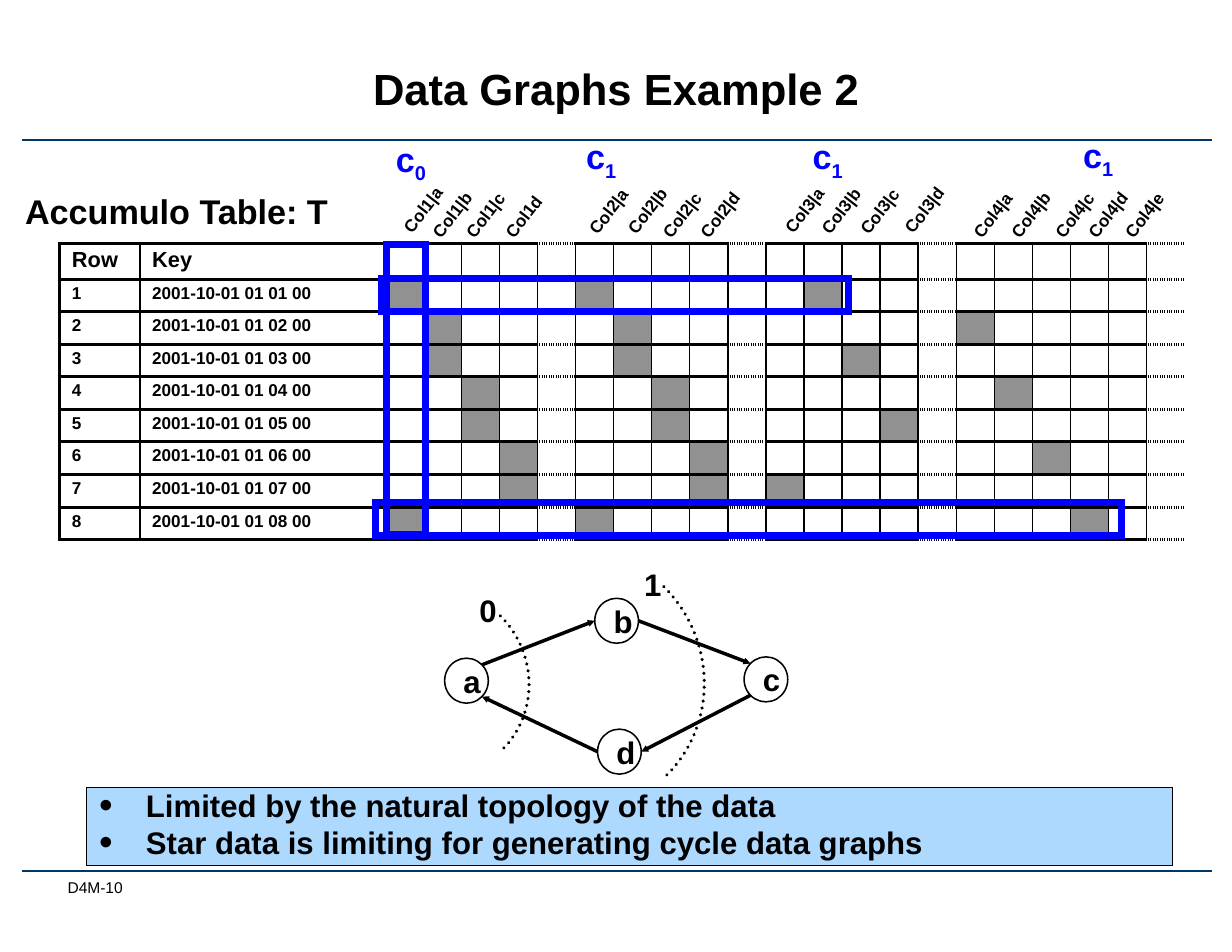
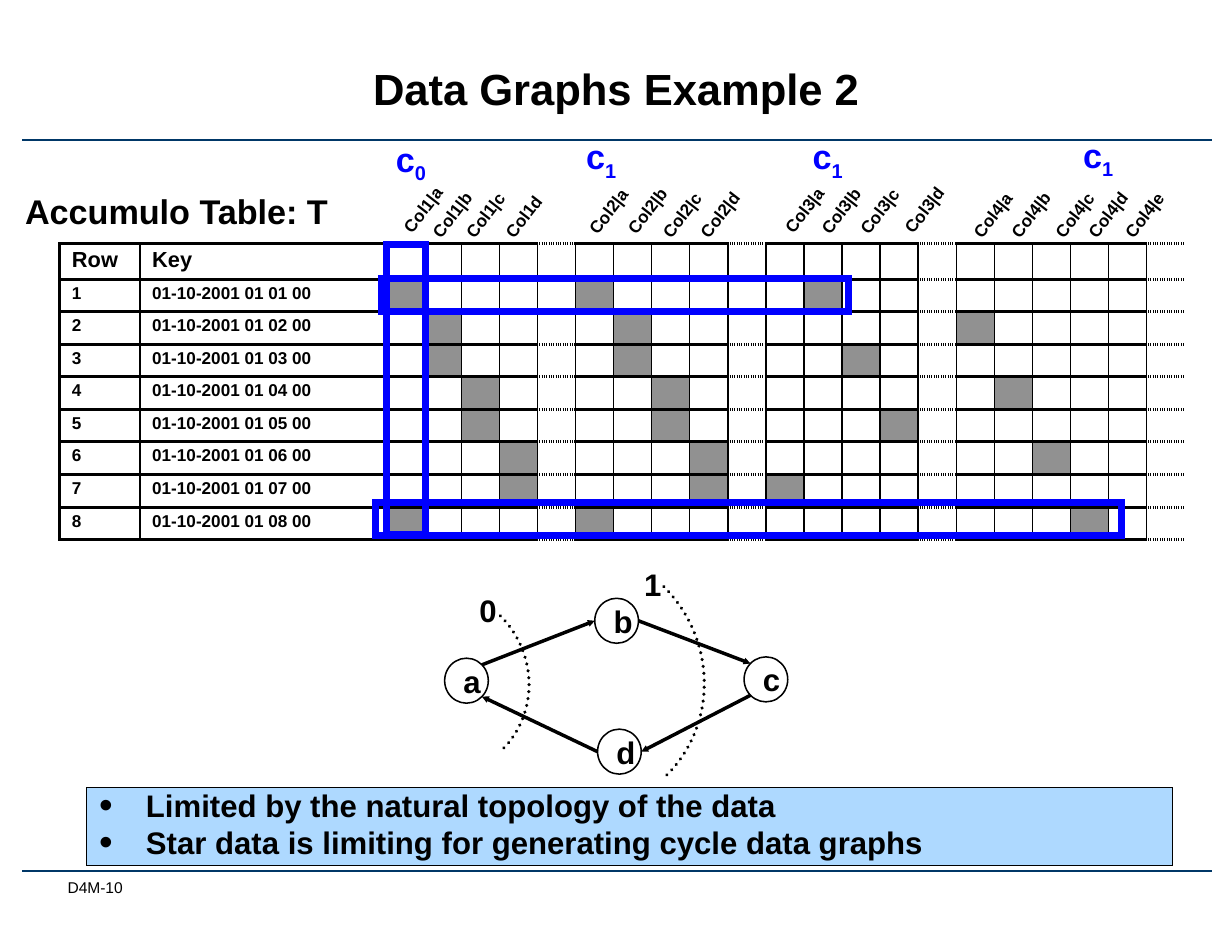
Before and after one commit to Accla/d4m, a slide deck: slide 10 of docs/Lec04-StructuredData.pptx. Drawn at 1232x952 pixels with LibreOffice and Linux fonts; fonts in the diff are those of the drawing; background and template pictures are left out. Boxes give left, top, right and bottom in pixels: in the first picture for what was removed or moved away, otherwise in the second. Text is boxed around its words. In the diff, an @@ line names an element or a change of style, - is before the commit and + after.

```diff
--- a/docs/Lec04-StructuredData.pptx
+++ b/docs/Lec04-StructuredData.pptx
@@ table at box(59, 244, 1185, 541) @@
-row 2, column 2: 2001-10-01 01 01 00
+row 2, column 2: 01-10-2001 01 01 00
-row 3, column 2: 2001-10-01 01 02 00
+row 3, column 2: 01-10-2001 01 02 00
-row 4, column 2: 2001-10-01 01 03 00
+row 4, column 2: 01-10-2001 01 03 00
-row 5, column 2: 2001-10-01 01 04 00
+row 5, column 2: 01-10-2001 01 04 00
-row 6, column 2: 2001-10-01 01 05 00
+row 6, column 2: 01-10-2001 01 05 00
-row 7, column 2: 2001-10-01 01 06 00
+row 7, column 2: 01-10-2001 01 06 00
-row 8, column 2: 2001-10-01 01 07 00
+row 8, column 2: 01-10-2001 01 07 00
-row 9, column 2: 2001-10-01 01 08 00
+row 9, column 2: 01-10-2001 01 08 00
```
Also in this commit, not shown: 15 other slides changed.
